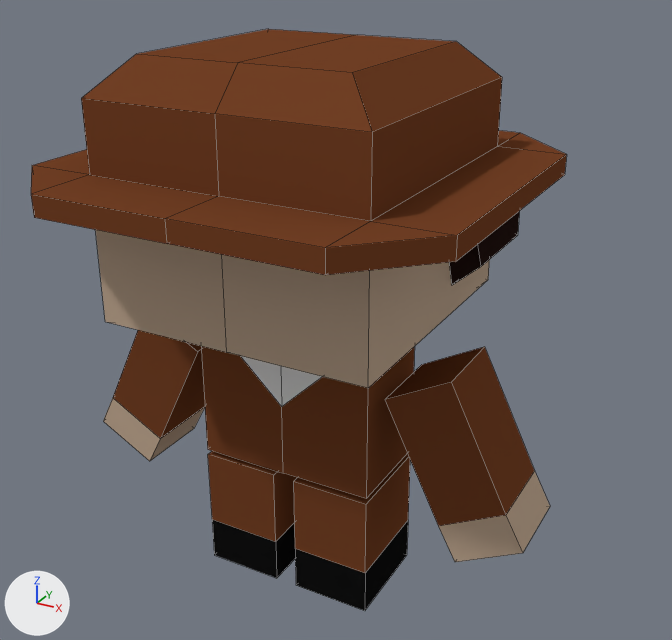
Renders of the Blender file Assets/Models/cowboy.blend from each side of a commit.
Rendered twice from a 50 mm camera at (3.17, -5.33, 4.8) aimed at (0.16, 0.14, 2.07). Lighting does not change. The marker at lower left points along +X, +Y and +Z. Mesh edges are drawn as thin lines.

The older version as bpy lines, for what is in view:
```python
me_cube = bpy.data.meshes.new('Cube')
me_cube.from_pydata(...)  # 153 vertices, 131 faces, 2 loose edges; spans x -1.82..1.82, y -1.5..1.5, z 0.0..4.0
# faces by material slot: [33, 72, 14, 10, 2]
me_cube.materials.append(mat_skin)  # beige #c2aa92
me_cube.materials.append(mat_brown)  # brown #744126
me_cube.materials.append(mat_hair)  # black #271916
me_cube.materials.append(mat_black)  # black #131313
me_cube.materials.append(mat_white)  # white #e7e7e7
ob_cowboy = bpy.data.objects.new('Cowboy', me_cube)
ob_cowboy.location = (0.0, 0.0, 0.0)
```
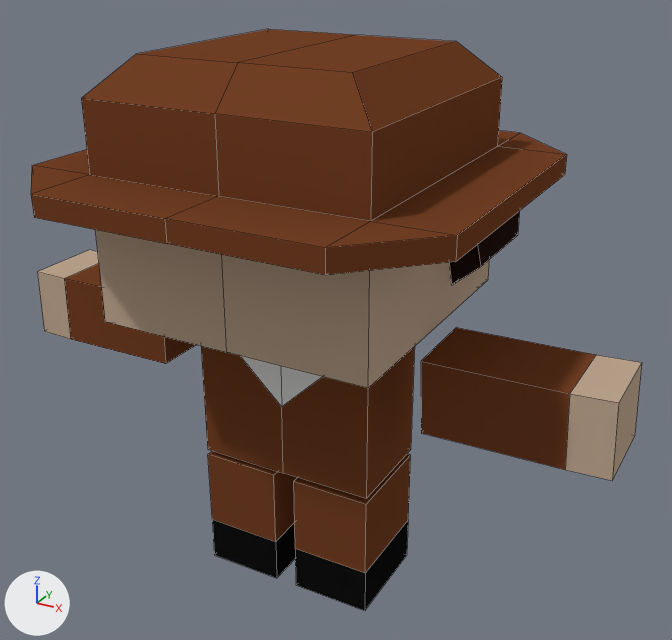
Boxes [x1, y1, x2, y2] around the edits, measured in the pictures (672 x 640 px; the box of a moved part takes in the faces that stretch with it):
```json
{"object": "Cowboy", "change": "reshaped", "before": [31, 29, 567, 611], "after": [31, 29, 642, 611], "on screen": "14% wider"}
{"part": 1, "of": "me_cube", "change": "moved or reshaped", "before": [385, 347, 550, 562], "after": [421, 328, 642, 480]}
{"part": 2, "of": "me_cube", "change": "moved or reshaped", "before": [103, 330, 205, 461], "after": [37, 250, 196, 364]}
```

Edits to the scene script, one JSON object a line:
```json
{"block": "me_cube", "where": "me_cube.from_pydata(...)  # 153 vertices, 131 faces, 2 loose edges; spans x -1.82..1.82, y -1.5..1.5, z 0.0..4.0"}
{"block": "me_cube", "where": "# used by ob_cowboy; location = (0.0, 0.0, 0.0)"}
{"block": "me_cube", "change": "me_cube part 1: the loose piece of 16 vertices spanning x 0.78..1.82, y -0.3..0.3, z 0.65..2.03 is turned -64.6 degrees about the y axis through its middle, then moved by (0.38, 0.0, 0.54)"}
{"block": "me_cube", "change": "me_cube part 2: the loose piece of 16 vertices spanning x -1.82..-0.78, y -0.3..0.3, z 0.65..2.03 is turned 63.1 degrees about the y axis through its middle, then moved by (-0.42, 0.0, 0.53)"}
```
